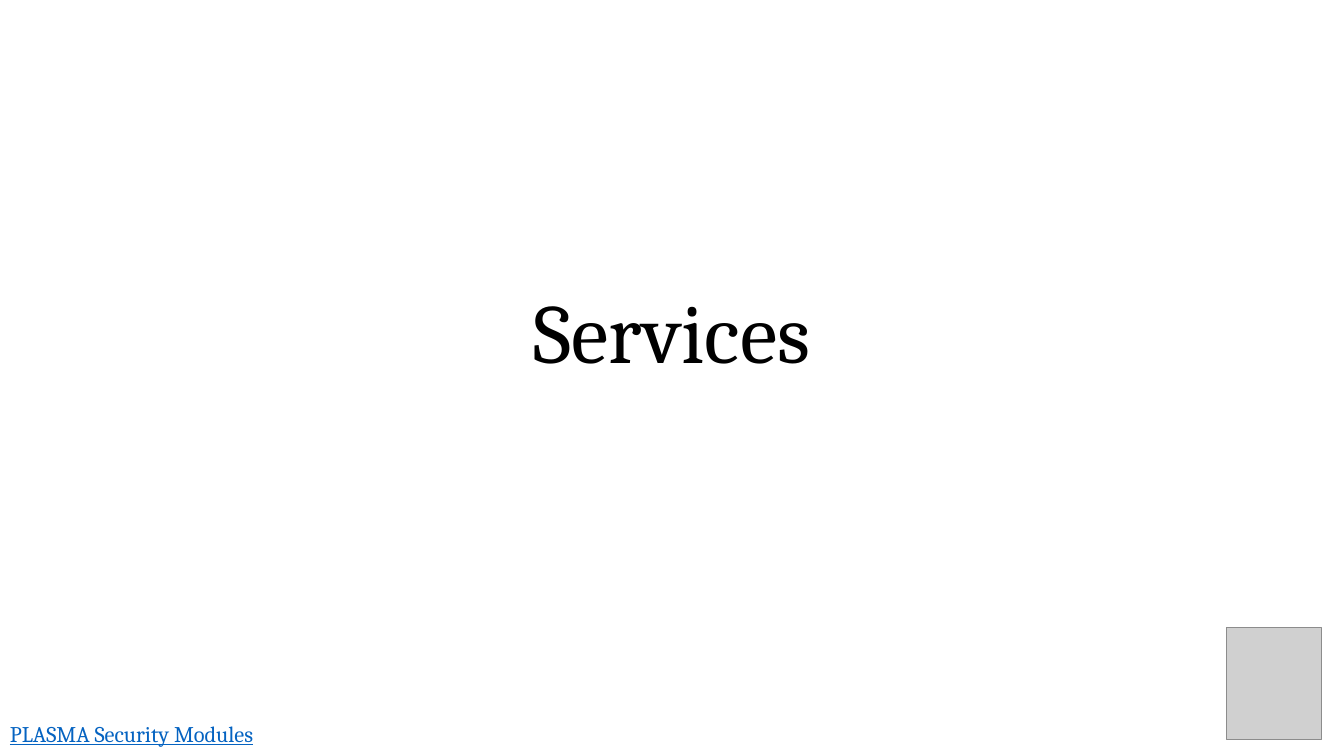
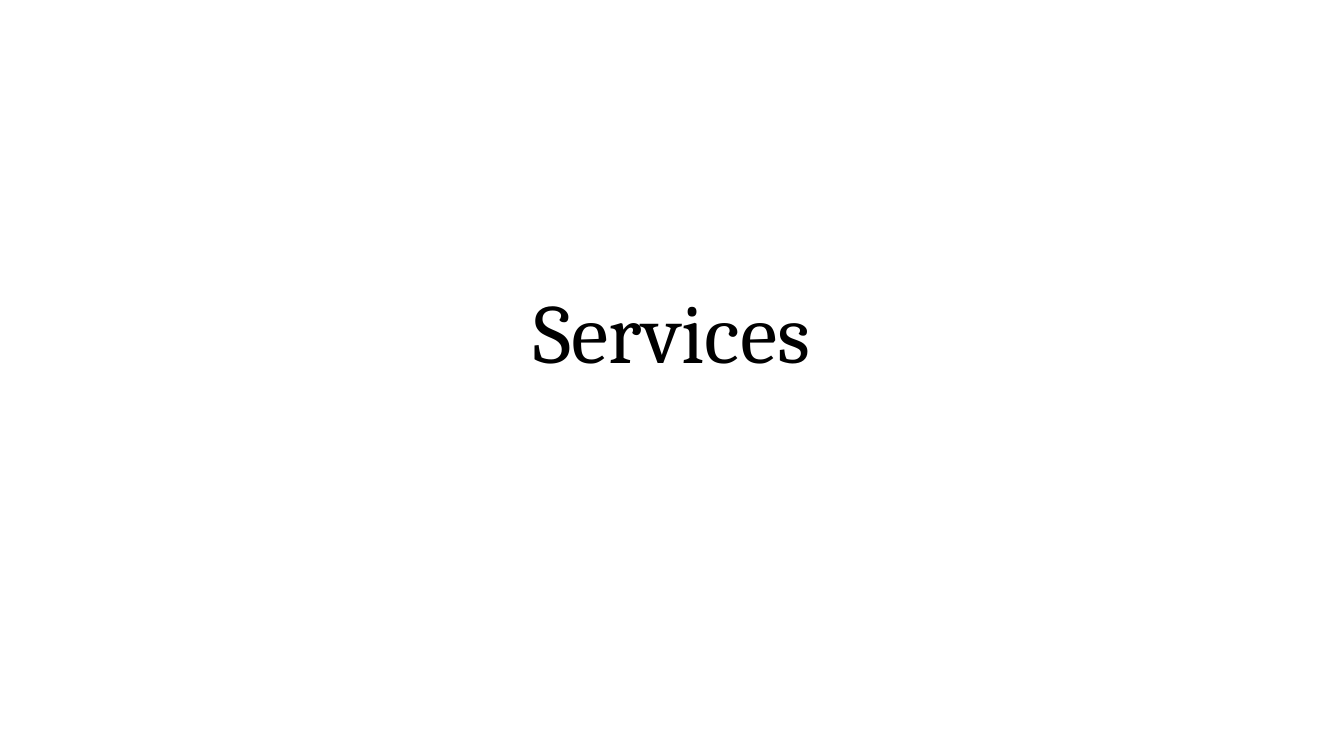
Before and after one commit to dan7800/VulnerableAndroidAppOracle, a slide deck: slide 1 of Vulnerabilities/Services/Services_Android.pptx. Drawn at 1344x756 pixels with LibreOffice and Linux fonts; fonts in the diff are those of the drawing; grey boxes stand for pictures. Boxes give left, top, right and bottom in pixels: in the first picture for what was removed or moved away, otherwise in the second. Text is boxed around its words. In the diff, an @@ line names an element or a change of style, - is before the commit and + after.

Commit message:
Added slides for the Vulnerabilities - Actviity Access and Intents Updated the Services presentation to add the transparent bot logo

```diff
--- a/Vulnerabilities/Services/Services_Android.pptx
+++ b/Vulnerabilities/Services/Services_Android.pptx
@@ picture removed at (x1=1226, y1=628, x2=1321, y2=740) @@
@@ text removed at (x1=10, y1=726, x2=253, y2=747) @@
-PLASMA Security Modules
```
Also in this commit, not shown: 7 other slides changed, 2 other files.
